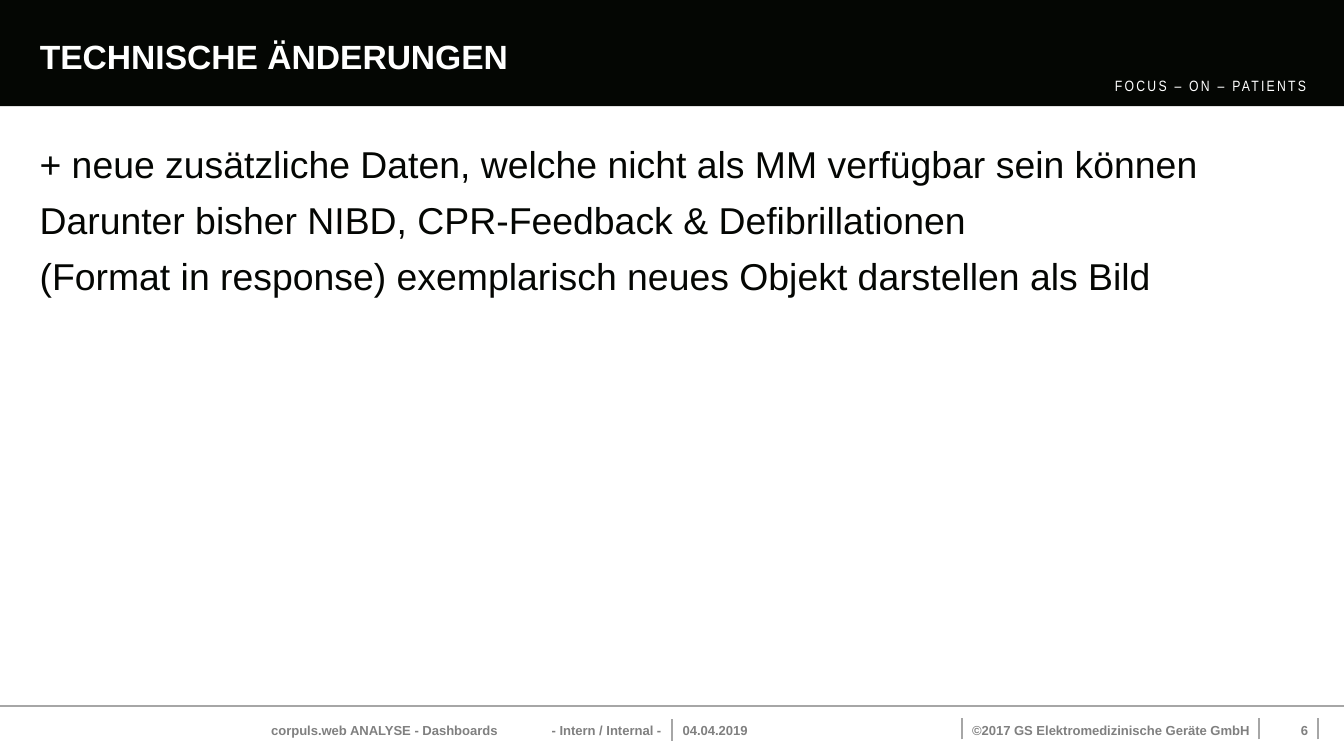
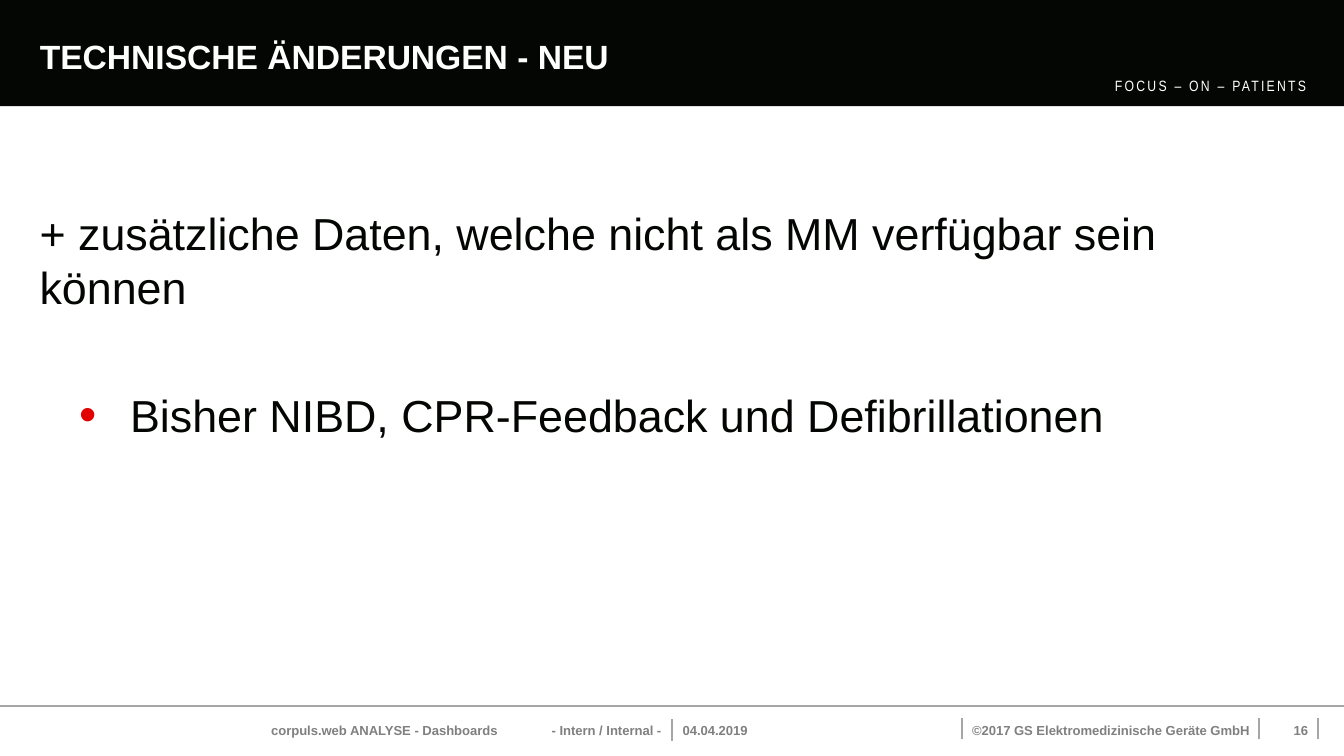
Before and after one commit to ItsJoshuaHirsch/Thesis, a slide deck: slide 16 of Vorstellung_Dashboards.pptx (slide 6 before the commit). Drawn at 1344x756 pixels with LibreOffice and Linux fonts; fonts in the diff are those of the drawing; background and template pictures are left out. Boxes give left, top, right and bottom in pixels: in the first picture for what was removed or moved away, otherwise in the second. Text is boxed around its words. In the diff, an @@ line names an element or a change of style, - is before the commit and + after.

```diff
--- a/Vorstellung_Dashboards.pptx
+++ b/Vorstellung_Dashboards.pptx
@@ title at (x1=40, y1=42, x2=609, y2=70): text changed @@
-TECHNISCHE ÄNDERUNGEN
+TECHNISCHE ÄNDERUNGEN - NEU
@@ text at (x1=40, y1=217, x2=1156, y2=438): text changed; size 20 to 24 pt @@
-+ neue zusätzliche Daten, welche nicht als MM verfügbar sein können
-Darunter bisher NIBD, CPR-Feedback & Defibrillationen
-(Format in response) exemplarisch neues Objekt darstellen als Bild
++ zusätzliche Daten, welche nicht als MM verfügbar sein können
+  • Bisher NIBD, CPR-Feedback und Defibrillationen
@@ page number at (x1=1294, y1=726, x2=1308, y2=735): text changed @@
-6
+16
```
Also in this commit, not shown: 6 other slides changed, 10 slides added, 5 other files.
